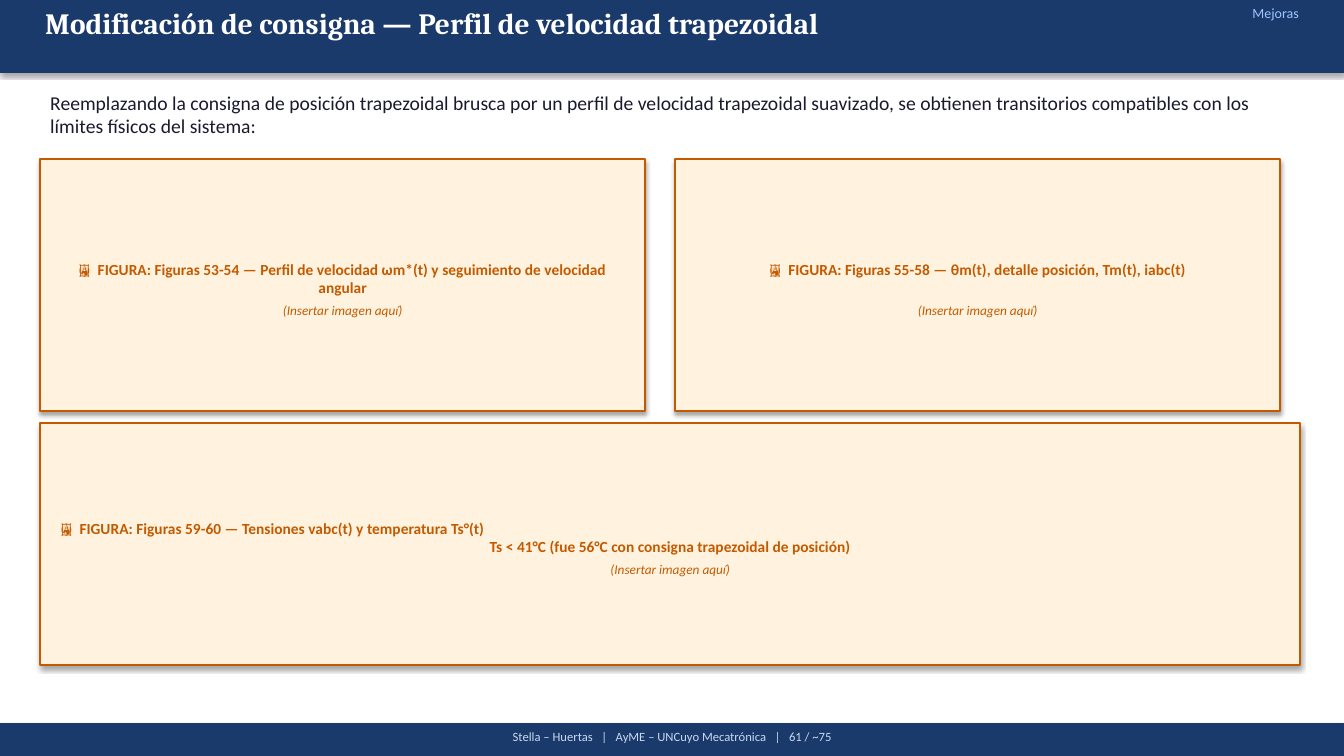
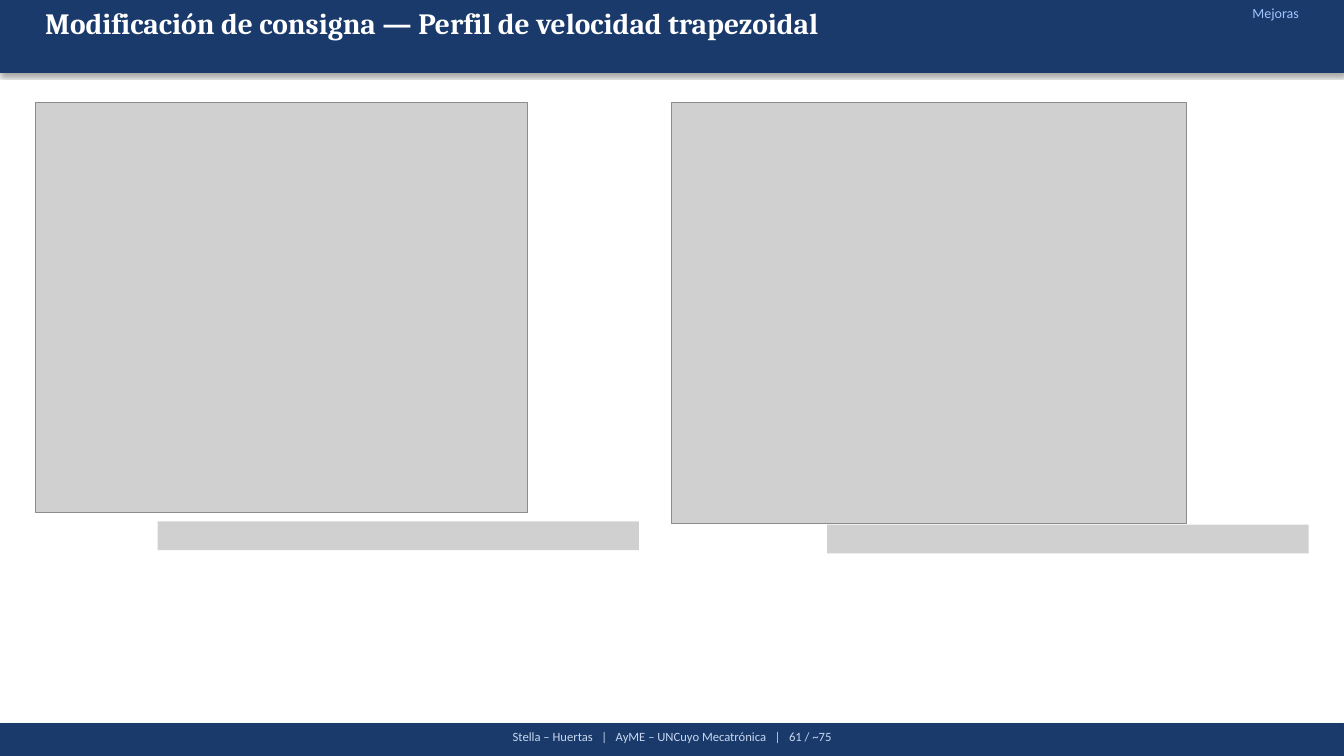
Before and after one commit to Juan-Stella/Automatica-y-maquinas-electricas-final, a slide deck: slide 82 of Presentación/AyME_Stella_Huertas_Presentacion1.pptx (slide 76 before the commit). Drawn at 1344x756 pixels with LibreOffice and Linux fonts; fonts in the diff are those of the drawing; grey boxes stand for pictures. Boxes give left, top, right and bottom in pixels: in the first picture for what was removed or moved away, otherwise in the second. Text is boxed around its words. In the diff, an @@ line names an element or a change of style, - is before the commit and + after.

```diff
--- a/Presentación/AyME_Stella_Huertas_Presentacion1.pptx
+++ b/Presentación/AyME_Stella_Huertas_Presentacion1.pptx
@@ picture added at (x1=35, y1=103, x2=527, y2=513) @@
@@ text removed at (x1=50, y1=96, x2=1249, y2=133) @@
-Reemplazando la consigna de posición trapezoidal brusca por un perfil de velocidad trapezoidal suavizado, se obtienen transitorios compatibles con los límites físicos del sistema:
@@ picture added at (x1=673, y1=103, x2=1187, y2=523) @@
@@ rectangle removed at (x1=40, y1=159, x2=645, y2=411) @@
@@ rectangle removed at (x1=676, y1=159, x2=1280, y2=411) @@
@@ text removed at (x1=98, y1=263, x2=605, y2=296) @@
-🖼 FIGURA: Figuras 53-54 — Perfil de velocidad ωm*(t) y seguimiento de velocidad angular
@@ text removed at (x1=788, y1=263, x2=1185, y2=278) @@
-🖼 FIGURA: Figuras 55-58 — θm(t), detalle posición, Tm(t), iabc(t)
@@ text removed at (x1=283, y1=305, x2=403, y2=318) @@
-(Insertar imagen aquí)
@@ text removed at (x1=918, y1=305, x2=1038, y2=318) @@
-(Insertar imagen aquí)
@@ rectangle removed at (x1=40, y1=423, x2=1301, y2=665) @@
@@ text removed at (x1=80, y1=522, x2=850, y2=555) @@
-🖼 FIGURA: Figuras 59-60 — Tensiones vabc(t) y temperatura Ts°(t)
-Ts < 41°C (fue 56°C con consigna trapezoidal de posición)
@@ picture added at (x1=157, y1=521, x2=639, y2=551) @@
@@ picture added at (x1=828, y1=525, x2=1310, y2=555) @@
@@ text removed at (x1=610, y1=564, x2=731, y2=577) @@
-(Insertar imagen aquí)
```
Also in this commit, not shown: 6 other slides changed, 11 slides added, 4 slides removed, 1 other file.
